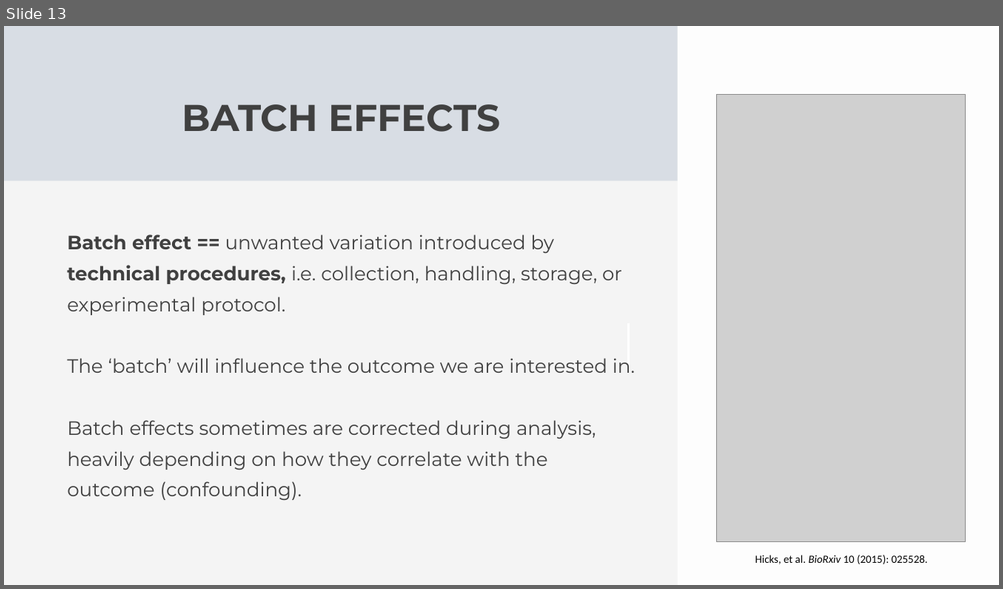
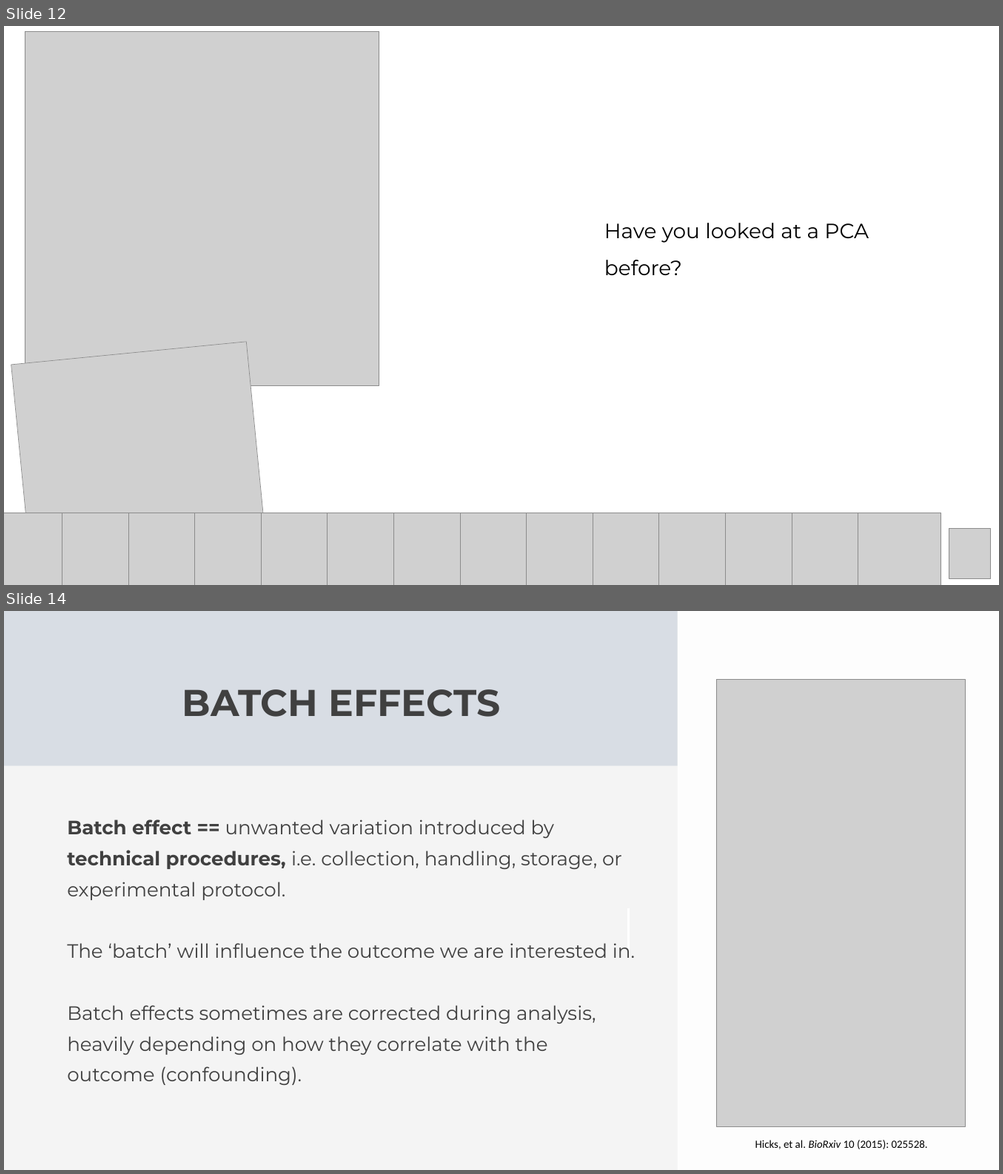
Before and after one commit to Center-for-Health-Data-Science/Foundations-of-Health-Data-Science, a slide deck: Slides/FHDS_Exploratory_Data_Analysis_Part2.pptx. Shown one above the other, each under a label of ours: slide 13 before the commit, slides 12 and 14 after it; the slides between them are not shown. The pictures are 1003x589 and 1003x1174 pixels, drawn with LibreOffice and Linux fonts; fonts in the diff are those of the drawing; grey boxes stand for pictures. Boxes give left, top, right and bottom in pixels: in the first picture for what was removed or moved away, otherwise in the second. Text is boxed around its words. In the diff, an @@ line names an element or a change of style, - is before the commit and + after.

```diff
--- a/Slides/FHDS_Exploratory_Data_Analysis_Part2.pptx
+++ b/Slides/FHDS_Exploratory_Data_Analysis_Part2.pptx
@@ slide 12 added at [4, 26, 999, 585], background #FFFFFF @@
@@ picture added at [25, 31, 379, 386] @@
@@ text added at [604, 223, 868, 275], 30 pt, text #000000 @@
+Have you looked at a PCA before?
@@ picture added at [11, 342, 269, 585] @@
@@ group added at [4, 513, 941, 585]: 14 pictures @@
@@ picture added at [949, 528, 990, 579] @@
@@ what was slide 13 is now slide 14 @@
```
Also in this commit, not shown: 1 other slide added, 2 other files.
